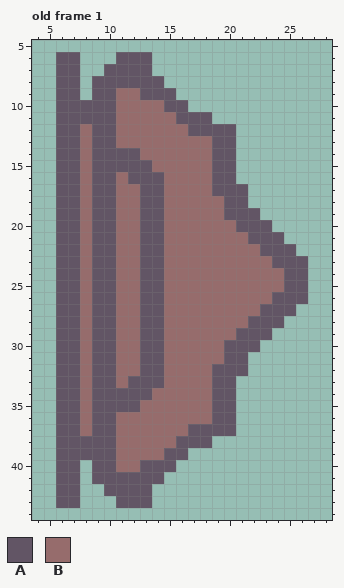
Two versions of one pixel-art file, art/UI/Study Journal/arrow.aseprite. The first picture shows the starting point.
32x48 pixels, 1 frame. Shown: old frame 1: x 4..28, y 5..44. The commit also changed other frames, which this record leaves out.
Palette (. is transparent): A #625565  B #966c6c
The result:
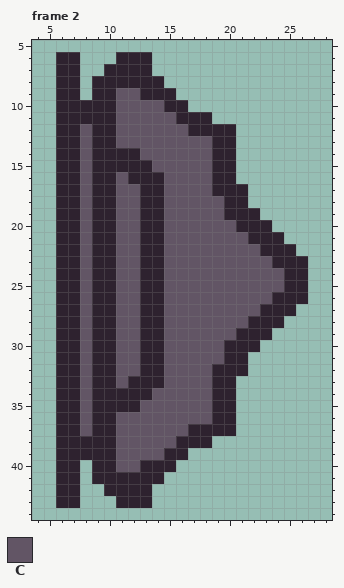
Colours new in this view: C #625565
A new or re-ordered frame is compared with the old frame closest to it.
The edit:
frames 1 -> 2
@@ palette @@
-A #625565
+A #2e222f
--- frame 2 is new; against old frame 1
@@ x 4..28 @@
  8 ..AA.AAAAAA..............
- 9 ..AA.AABBAAA.............
-10 ..AAAAABBBBAA............
-11 ..AAAAABBBBBAAA..........
-12 ..AABAABBBBBBAAAA........
-13 ..AABAABBBBBBBBAA........
-14 ..AABAAAABBBBBBAA........
-15 ..AABAAAAABBBBBAA........
-16 ..AABAABAAABBBBAA........
-17 ..AABAABBAABBBBAAA.......
-18 ..AABAABBAABBBBBAA.......
-19 ..AABAABBAABBBBBAAA......
-20 ..AABAABBAABBBBBBAAA.....
-21 ..AABAABBAABBBBBBBAAA....
-22 ..AABAABBAABBBBBBBBAAA...
-23 ..AABAABBAABBBBBBBBBAAA..
-24 ..AABAABBAABBBBBBBBBBAA..
-25 ..AABAABBAABBBBBBBBBBAA..
-26 ..AABAABBAABBBBBBBBBAAA..
-27 ..AABAABBAABBBBBBBBAAA...
-28 ..AABAABBAABBBBBBBAAA....
-29 ..AABAABBAABBBBBBAAA.....
-30 ..AABAABBAABBBBBAAA......
-31 ..AABAABBAABBBBBAA.......
-32 ..AABAABBAABBBBAAA.......
-33 ..AABAABAAABBBBAA........
-34 ..AABAAAAABBBBBAA........
-35 ..AABAAAABBBBBBAA........
-36 ..AABAABBBBBBBBAA........
-37 ..AABAABBBBBBAAAA........
-38 ..AAAAABBBBBAAA..........
-39 ..AAAAABBBBAA............
-40 ..AA.AABBAAA.............
+ 9 ..AA.AACCAAA.............
+10 ..AAAAACCCCAA............
+11 ..AAAAACCCCCAAA..........
+12 ..AACAACCCCCCAAAA........
+13 ..AACAACCCCCCCCAA........
+14 ..AACAAAACCCCCCAA........
+15 ..AACAAAAACCCCCAA........
+16 ..AACAACAAACCCCAA........
+17 ..AACAACCAACCCCAAA.......
+18 ..AACAACCAACCCCCAA.......
+19 ..AACAACCAACCCCCAAA......
+20 ..AACAACCAACCCCCCAAA.....
+21 ..AACAACCAACCCCCCCAAA....
+22 ..AACAACCAACCCCCCCCAAA...
+23 ..AACAACCAACCCCCCCCCAAA..
+24 ..AACAACCAACCCCCCCCCCAA..
+25 ..AACAACCAACCCCCCCCCCAA..
+26 ..AACAACCAACCCCCCCCCAAA..
+27 ..AACAACCAACCCCCCCCAAA...
+28 ..AACAACCAACCCCCCCAAA....
+29 ..AACAACCAACCCCCCAAA.....
+30 ..AACAACCAACCCCCAAA......
+31 ..AACAACCAACCCCCAA.......
+32 ..AACAACCAACCCCAAA.......
+33 ..AACAACAAACCCCAA........
+34 ..AACAAAAACCCCCAA........
+35 ..AACAAAACCCCCCAA........
+36 ..AACAACCCCCCCCAA........
+37 ..AACAACCCCCCAAAA........
+38 ..AAAAACCCCCAAA..........
+39 ..AAAAACCCCAA............
+40 ..AA.AACCAAA.............
 41 ..AA.AAAAAA..............
Boxes around the changes in both pictures, in picture pixels (x1, y1, x2, y2):
changed: (56, 52, 308, 508)
